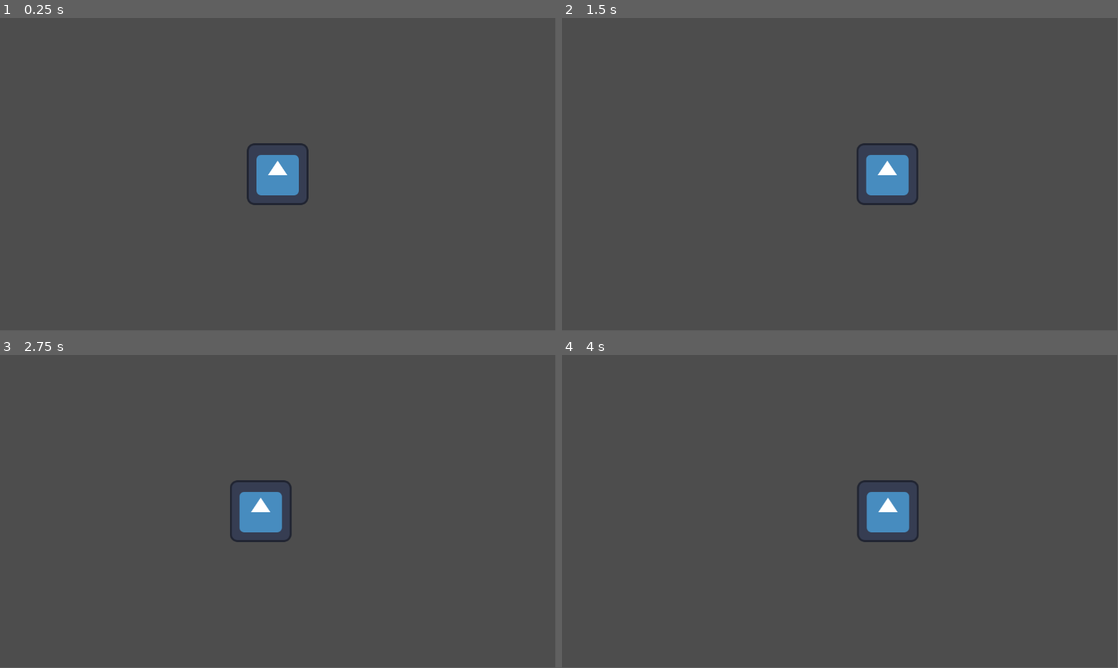
Above: before the commit, frames 1-4 (two rows, left to right).
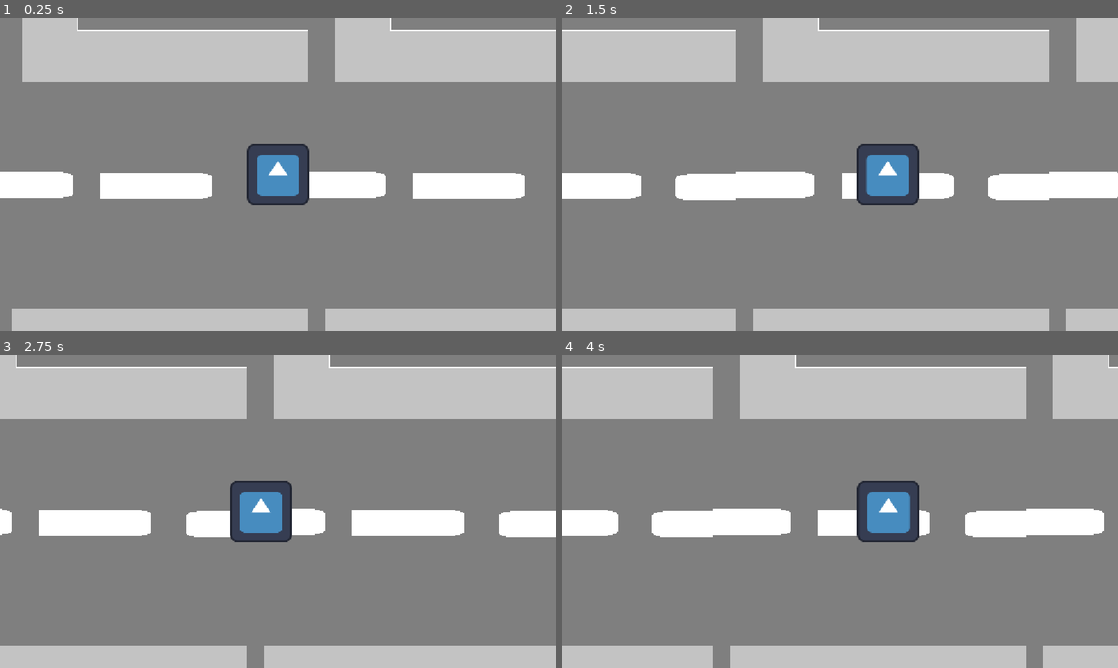
Above: after the commit, the same moments.

Repository: Fragkisko/WinterGameJam2025
Game: Godot game, scene res://character_body_2d.tscn
Two runs of this game, one before a commit and one after it. Both use one fixed random seed, a clock stepped at 60 frames per second and the inputs below. The engine's default icon, where the game draws it, is replaced by a stand-in: a white triangle on a blue panel in a dark square.
Inputs:
- Up to frame 1 (0.25 s): no input
- Up to frame 2 (1.5 s): tap Enter (ui_accept) at 0.5, 0.77 s; hold D (right) from 0.53 s (still down)
- Up to frame 3 (2.75 s): tap Enter (ui_accept) at 1.52 s; release D (right) at 2.03 s; hold A (left) from 2.03 s (still down)
- Up to frame 4 (4 s): release A (left) at 2.78 s; hold D (right) from 2.78 s (still down); tap Enter (ui_accept) at 3.02, 3.77 s
In our replay, the window is 799x449 before the commit and 800x450 after it. These sizes can differ from the game's own. Grey fills any space a smaller window leaves; there, only what the larger window draws over its background counts as a difference.

The runs differ from the first frame. In frame 1, 98% of the frame differs, in the area x 0-100%, y 0-100%; in frame 2, 98%; in frame 3, 98%; in frame 4, 98%.

Commit message:
apeiros dromos

Diff:
--- a/character_body_2d.tscn
+++ b/character_body_2d.tscn
@@ -1,20 +1,38 @@
-[gd_scene load_steps=4 format=3 uid="uid://5a2upn0ab2r3"]
+[gd_scene load_steps=5 format=3 uid="uid://5a2upn0ab2r3"]
 
 [ext_resource type="Script" uid="uid://bodk4gixt3ait" path="res://TrapperMovement.gd" id="1_ij6vw"]
 [ext_resource type="Texture2D" uid="uid://gctgkdydfguj" path="res://icon.svg" id="2_ghijl"]
+[ext_resource type="Texture2D" uid="uid://cwp134y5a5yrg" path="res://Assets/δρομος.png" id="3_ghijl"]
 
-[sub_resource type="RectangleShape2D" id="RectangleShape2D_44cfe"]
-size = Vector2(119, 120)
+[sub_resource type="RectangleShape2D" id="RectangleShape2D_f50pn"]
+size = Vector2(88, 81)
 
-[node name="CharacterBody2D" type="CharacterBody2D"]
+[node name="Node2D" type="Node2D"]
+
+[node name="CharacterBody2D" type="CharacterBody2D" parent="."]
 script = ExtResource("1_ij6vw")
 
-[node name="Sprite2D" type="Sprite2D" parent="."]
+[node name="Sprite2D" type="Sprite2D" parent="CharacterBody2D"]
 texture = ExtResource("2_ghijl")
 
-[node name="CollisionShape2D" type="CollisionShape2D" parent="."]
-position = Vector2(-0.5, 0)
-shape = SubResource("RectangleShape2D_44cfe")
+[node name="CollisionShape2D" type="CollisionShape2D" parent="CharacterBody2D"]
+position = Vector2(-1, 4)
+shape = SubResource("RectangleShape2D_f50pn")
 
-[node name="Camera2D" type="Camera2D" parent="."]
+[node name="Camera2D" type="Camera2D" parent="CharacterBody2D"]
+limit_enabled = false
 position_smoothing_enabled = true
+
+[node name="Parallax2D" type="Parallax2D" parent="."]
+scroll_offset = Vector2(0.5, 0.5)
+repeat_size = Vector2(648, 1152)
+repeat_times = 10
+
+[node name="Sprite2D" type="Sprite2D" parent="Parallax2D"]
+z_index = -4096
+texture_filter = 1
+texture_repeat = 2
+position = Vector2(-1235, -715)
+scale = Vector2(0.5, 0.5)
+texture = ExtResource("3_ghijl")
+centered = false
--- /dev/null
+++ b/parallax.tscn
@@ -0,0 +1,14 @@
+[gd_scene load_steps=2 format=3 uid="uid://bnkiaoabaiisb"]
+
+[ext_resource type="Texture2D" uid="uid://cwp134y5a5yrg" path="res://Assets/δρομος.png" id="1_07rix"]
+
+[node name="Parallax" type="Node2D"]
+
+[node name="ParallaxBackground" type="ParallaxBackground" parent="."]
+
+[node name="ParallaxLayer" type="ParallaxLayer" parent="ParallaxBackground"]
+
+[node name="Sprite2D" type="Sprite2D" parent="ParallaxBackground/ParallaxLayer"]
+texture_filter = 1
+texture = ExtResource("1_07rix")
+centered = false
--- a/project.godot
+++ b/project.godot
@@ -14,6 +14,10 @@
 run/main_scene="res://character_body_2d.tscn"
 config/features=PackedStringArray("4.5", "Forward Plus")
 config/icon="res://icon.svg"
+
+[display]
+
+window/stretch/mode="canvas_items"
 
 [input]
 
--- /dev/null
+++ b/street.tscn
@@ -0,0 +1,22 @@
+[gd_scene load_steps=3 format=3 uid="uid://c1rdc81okk5bi"]
+
+[ext_resource type="Texture2D" uid="uid://cwp134y5a5yrg" path="res://Assets/δρομος.png" id="1_4f3h7"]
+[ext_resource type="PackedScene" uid="uid://5a2upn0ab2r3" path="res://character_body_2d.tscn" id="2_j6lt3"]
+
+[node name="street" type="Node"]
+
+[node name="ParallaxBackground" type="ParallaxBackground" parent="."]
+
+[node name="ParallaxLayer" type="ParallaxLayer" parent="ParallaxBackground"]
+
+[node name="Sprite2D" type="Sprite2D" parent="ParallaxBackground/ParallaxLayer"]
+texture_filter = 1
+position = Vector2(-1466, -879)
+scale = Vector2(0.980443, 0.6196377)
+texture = ExtResource("1_4f3h7")
+centered = false
+
+[node name="Node2D" parent="." instance=ExtResource("2_j6lt3")]
+texture_filter = 1
+texture_repeat = 3
+position = Vector2(8, 15)
Binary file added: Assets/δρομος.png
Not shown, added: Assets/δρομος.png.import
